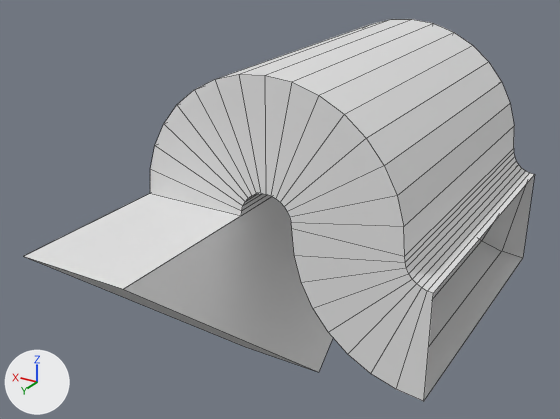
The Blender file Assets/Models/PathPit.blend as it was, and as the next commit left it.
Both versions are drawn from a 50 mm lens placed at (-1.084, 1.311, 0.684), pointed at (-0.336, 0.065, 0.061). The lights are fixed; the arrows at lower left show +X, +Y and +Z. Mesh edges are drawn as thin lines.

In view in the first picture: 'Path Pit'.
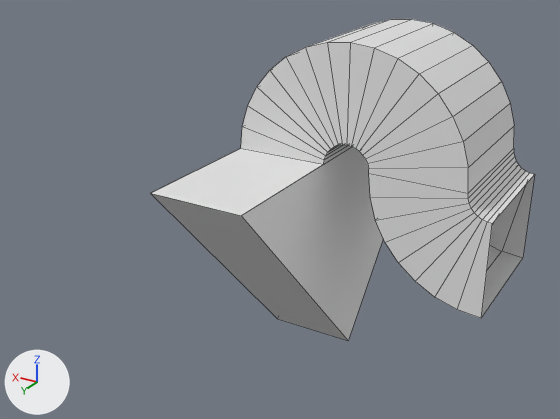
The newer file is also turned or shifted as a whole; pictures and numbers use the older file's frame.

Location of each change, (x1, y1, x2, y2) in pixels of the pictures (560 x 419 px; the box of a moved part takes in the faces that stretch with it):
'Path Pit', reshaped (25% narrower, 16% shorter)
    before: (24, 19, 534, 401)
    after: (150, 19, 534, 341)
part 1 of me_path_pit, moved or reshaped
    before: (24, 34, 496, 401)
    after: (151, 34, 496, 318)
part 2 of me_path_pit, moved or reshaped
    before: (26, 197, 333, 372)
    after: (150, 147, 383, 341)

The change in detail:
me_path_pit has 106 vertices, 104 faces and spans x -0.6..0.6, y -0.35..0.4, z -0.75..-0.2.
me_path_pit is used by ob_path_pit; location (0.0, 0.0, 0.0); rotation (1.571, 0.0, 1.571), in degrees (90, 0, 90).
me_path_pit part 1: all 52 vertices in x 0.3..0.6, y -0.1..0.4, z -0.75..-0.2 are moved by (-0.3, 0.0, 0.0).
me_path_pit part 2: all 2 vertices in x 0.0, y -0.35, z -0.4..-0.2 are moved by (-0.15, 0.0, 0.0).
